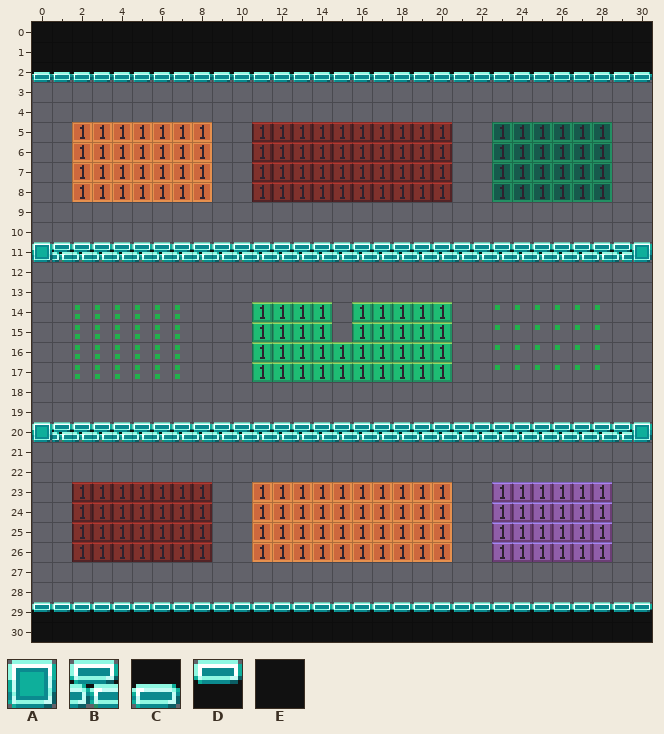
Two versions of a level (Tiled map (JSON), games/Phaser-Snake-Game/public/assets/Tiled/Stage-03a.json). The first picture shows the starting point.
Cells are 24x24 px. Shown: x 0..30, y 0..30.
Key: from "tileSheetx24": A 0, B 1, C 2, D 3, E 99.
_ is an empty cell.
Layers that did not change in this view are not listed.
Layer "Wall" before, first column x 0:
 0 EEEEEEEEEEEEEEEEEEEEEEEEEEEEEEE
 1 EEEEEEEEEEEEEEEEEEEEEEEEEEEEEEE
 2 CCCCCCCCCCCCCCCCCCCCCCCCCCCCCCC
 3 _______________________________
 4 _______________________________
 5 _______________________________
 6 _______________________________
 7 _______________________________
 8 _______________________________
 9 _______________________________
10 _______________________________
11 ABBBBBBBBBBBBBBBBBBBBBBBBBBBBBA
12 _______________________________
13 _______________________________
14 _______________________________
15 _______________________________
16 _______________________________
17 _______________________________
18 _______________________________
19 _______________________________
20 ABBBBBBBBBBBBBBBBBBBBBBBBBBBBBA
21 _______________________________
22 _______________________________
23 _______________________________
24 _______________________________
25 _______________________________
26 _______________________________
27 _______________________________
28 _______________________________
29 DDDDDDDDDDDDDDDDDDDDDDDDDDDDDDD
30 EEEEEEEEEEEEEEEEEEEEEEEEEEEEEEE
After:
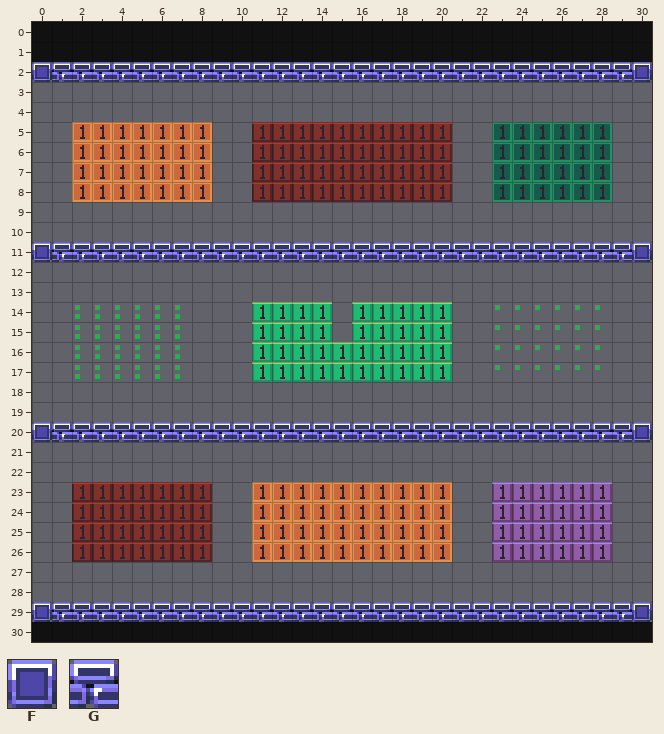
Further tiles: from "tileSheetx24": F 132, G 133.
Edits made:
Changed rows in their new state; . is an unchanged cell.
Layer "Wall":
first column x 0:
 2 FGGGGGGGGGGGGGGGGGGGGGGGGGGGGGF
first column x 0:
11 FGGGGGGGGGGGGGGGGGGGGGGGGGGGGGF
first column x 0:
20 FGGGGGGGGGGGGGGGGGGGGGGGGGGGGGF
first column x 0:
29 FGGGGGGGGGGGGGGGGGGGGGGGGGGGGGF
